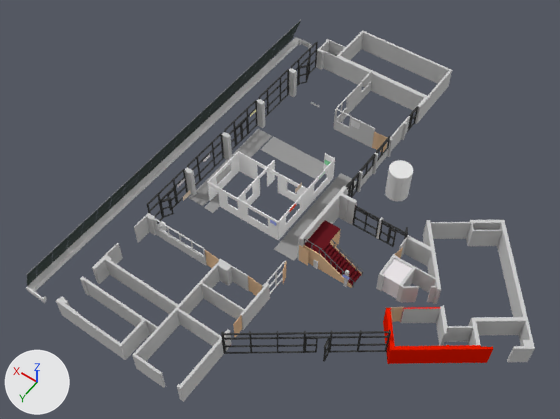
Renders of the Blender file models/environment/adream.blend from each side of a commit.
One viewpoint serves both versions: a 50 mm camera at (-19.3, 43.4, 51.6) aimed at (3.2, 11.9, 2.1). Arrows for +X, +Y and +Z are at lower left; the lights stay in place.

The scene before the commit, as lines of its bpy script (objects in view):
```python
me_cube_001 = bpy.data.meshes.new('Cube.001')
me_cube_001.from_pydata(...)  # 1226 vertices, 1204 faces; spans x -29.6..10.0, y -4.0..26.6, z 0.0..3.0
# faces by material slot: [1166, 38]
me_cube_001.materials.append(mat_wall_mat)  # light grey #cdcdcd
me_cube_001.materials.append(mat_wall_mat_red)  # red #e71a00
me_cube_009 = bpy.data.meshes.new('Cube.009')
me_cube_009.from_pydata(...)  # 16 vertices, 12 faces; spans x -0.02..1.6, y -2.15..0.46, z 0.0..2.04
me_cube_009.materials.append(mat_light_wood_mat)  # beige #e7c19a
me_cube_018 = bpy.data.meshes.new('Cube.018')
me_cube_018.from_pydata(...)  # 640 vertices, 708 faces; spans x -20.4..3.9, y -0.1..0.1, z 0.0..3.2
me_cube_018.materials.append(mat_floor_lino_grey_dark)  # black #3e3f3e
me_cube_055 = bpy.data.meshes.new('Cube.055')
me_cube_055.from_pydata(...)  # a box spanning x -1.0..1.0, y -1.0..1.0, z -1.0..1.0
ob_adream_mall = bpy.data.objects.new('adream_mall', me_cube_001)
ob_adream_mall.location = (7.79, 18.49, -0.05)
ob_adream_mall.rotation_euler = (0.0, 0.0, 1.571)  # degrees (0, 0, 90)
ob_atm_1 = bpy.data.objects.new('atm_1', me_cube_055)
ob_atm_1.location = (-1.59, 13.69, 0.5)
ob_atm_1.scale = (0.2, 0.03, 0.5)
ob_door_h20 = bpy.data.objects.new('door_h20', me_cube_009)
ob_door_h20.location = (-0.11, 13.86, 0.0)
ob_door_h20.rotation_euler = (0.0, 0.0, 2.618)  # degrees (0, 0, 150)
ob_glass_wall_h20_1 = bpy.data.objects.new('glass_wall_h20_1', me_cube_018)
ob_glass_wall_h20_1.location = (11.57, 14.39, 0.0)
ob_glass_wall_h20_1.rotation_euler = (0.0, 0.0, 1.571)  # degrees (0, 0, 90)
# also in view: 'gf_walkway_2' at (10.4, 9.0, 0.0); 'stairs_1' at (-2.7, 12.1, 1.3); 'adream_apartment' at (5.9, 9.1, 1.2); 'elevator_1' at (-7.5, 11.4, 0.9); 'glass_wall_h10' at (-5.1, 20.3, 1.4)
```
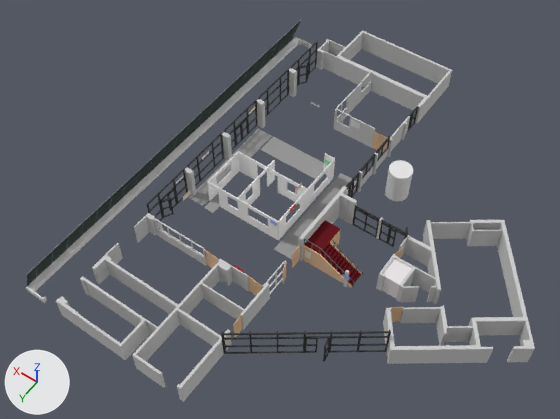
Where the change shows, as pixel boxes (x1, y1, x2, y2) in the pictures (560 x 419 px; the box of a moved part takes in the faces that stretch with it):
```json
{"object": "door_h20", "change": "reshaped", "before": [283, 245, 309, 284], "after": [283, 246, 300, 284], "on screen": "33% narrower"}
{"object": "atm_1", "change": "moved", "before": [313, 260, 318, 269], "after": [305, 250, 311, 260]}
{"part": 1, "of": "me_cube_009", "change": "moved or reshaped", "before": [299, 245, 309, 266], "after": [292, 246, 300, 268]}
{"part": 2, "of": "me_cube_001", "change": "recoloured", "before": [383, 307, 493, 364], "after": [383, 307, 493, 364], "on screen": "red to grey"}
```

Scene script edits in JSON lines:
```json
{"block": "me_cube_009", "where": "me_cube_009.from_pydata(...)  # 16 vertices, 12 faces; spans x -0.02..1.6, y -2.15..0.46, z 0.0..2.04"}
{"block": "me_cube_009", "where": "# used by ob_door_h20; location = (-0.11, 13.86, 0.0); rotation_euler = (0.0, 0.0, 2.618), in degrees (0, 0, 150)"}
{"block": "me_cube_009", "change": "me_cube_009 part 1: the loose piece of 8 vertices spanning x -0.02..0.79, y 0.0..0.46, z 0.0..2.04 is turned -90 degrees about the z axis through the mesh origin"}
{"block": "me_cube_001", "where": "me_cube_001.from_pydata(...)  # 1226 vertices, 1204 faces; spans x -29.6..10.0, y -4.0..26.6, z 0.0..3.0"}
{"block": "me_cube_001", "where": "# used by ob_adream_mall; location = (7.79, 18.49, -0.05); rotation_euler = (0.0, 0.0, 1.571), in degrees (0, 0, 90)"}
{"block": "me_cube_001", "change": "me_cube_001 part 2: all 38 faces that had it switch from mat_wall_mat_red (red #e71a00) to mat_wall_mat (light grey #cdcdcd)"}
{"op": "set", "path": "ob_atm_1.location", "old": "(-1.59, 13.69, 0.5)", "new": "(-0.8, 13.65, 1.1)"}
```
